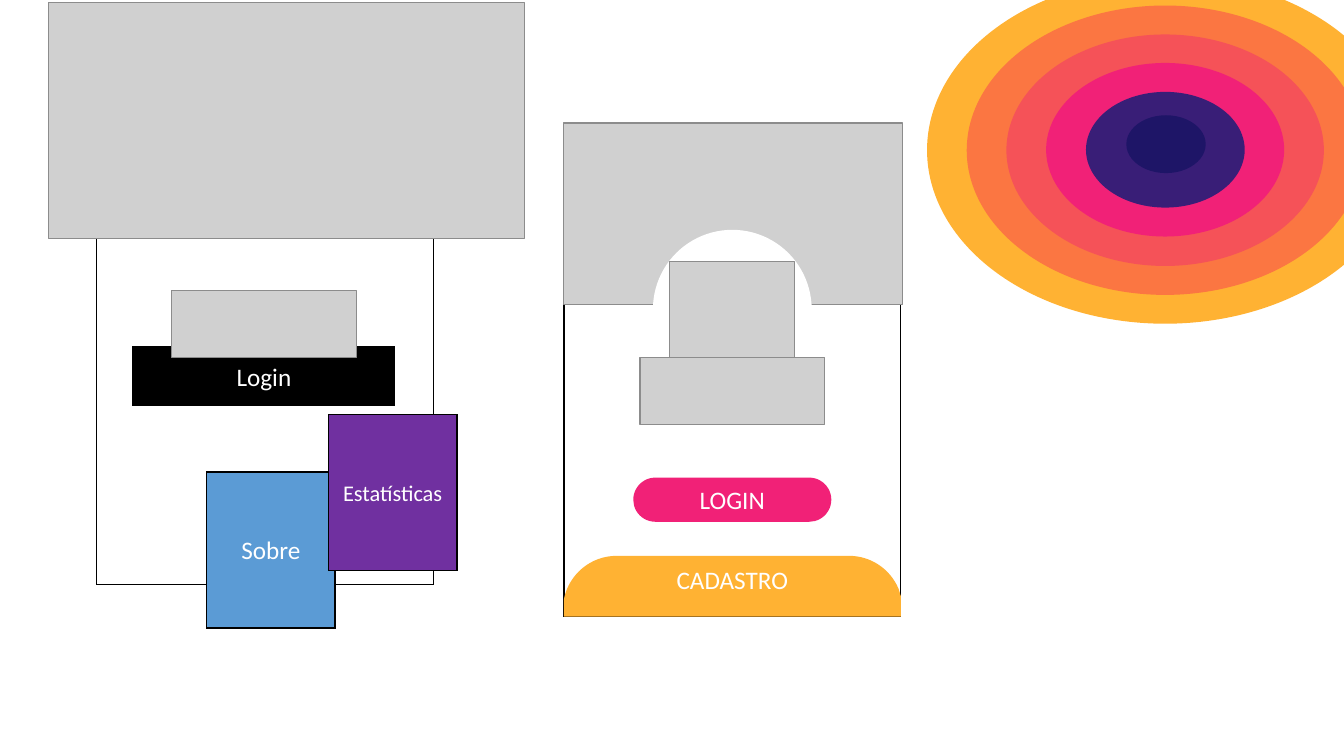
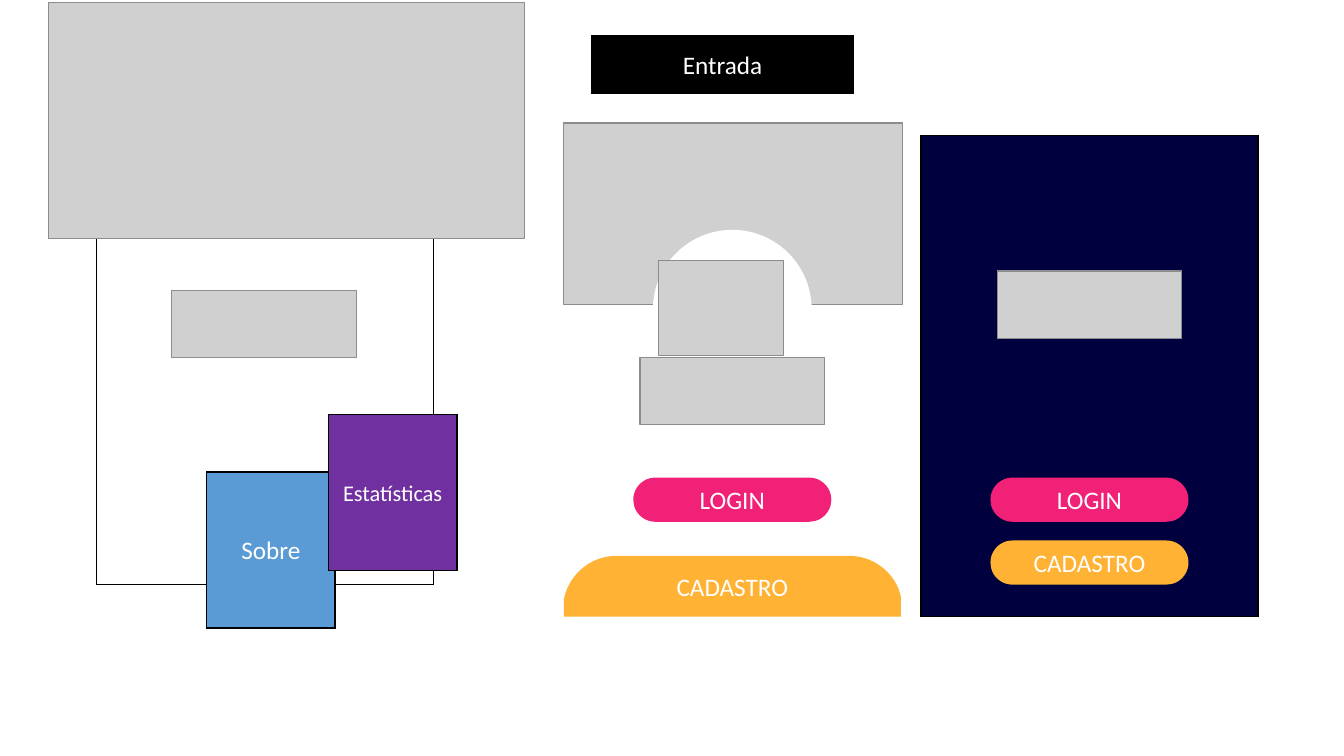
Before and after one commit to AnaSPires/Unique, a slide deck: slide 2 of imagens/rascunho.pptx. Drawn at 1344x756 pixels with LibreOffice and Linux fonts; fonts in the diff are those of the drawing; grey boxes stand for pictures. Boxes give left, top, right and bottom in pixels: in the first picture for what was removed or moved away, otherwise in the second. Text is boxed around its words. In the diff, an @@ line names an element or a change of style, - is before the commit and + after.

```diff
--- a/imagens/rascunho.pptx
+++ b/imagens/rascunho.pptx
@@ rectangle added at [592, 35, 854, 94], fill #000000, outline #000000 1 pt, 18 pt, text #FFFFFF @@
+Entrada
@@ group removed at [928, 0, 1344, 324]: 6 ellipses @@
@@ rectangle at [564, 136, 900, 617]: outline #000000 1 pt to none @@
@@ rectangle added at [922, 136, 1258, 617], fill #00003E, outline #000000 1 pt @@
@@ picture: place and size @@
-picture at [669, 262, 795, 358]
+picture at [659, 260, 784, 356]
@@ picture added at [997, 271, 1182, 339] @@
@@ rounded rectangle "LOGIN": place and size @@
-rounded rectangle "LOGIN" at [133, 347, 395, 405]
+rounded rectangle "LOGIN" at [991, 478, 1189, 522]
@@ rounded rectangle "LOGIN" at [991, 478, 1189, 522]: rectangle to rounded rectangle; fill #000000 to #F12177; outline #000000 1 pt to none @@
@@ text in rounded rectangle at [1057, 492, 1122, 509]: text changed @@
-Login
+LOGIN
@@ rounded rectangle added at [991, 540, 1189, 585], fill #FFB233, 18 pt, text #FFFFFF @@
+CADASTRO
```
Also in this commit, not shown: 1 slide added, 8 other files.
